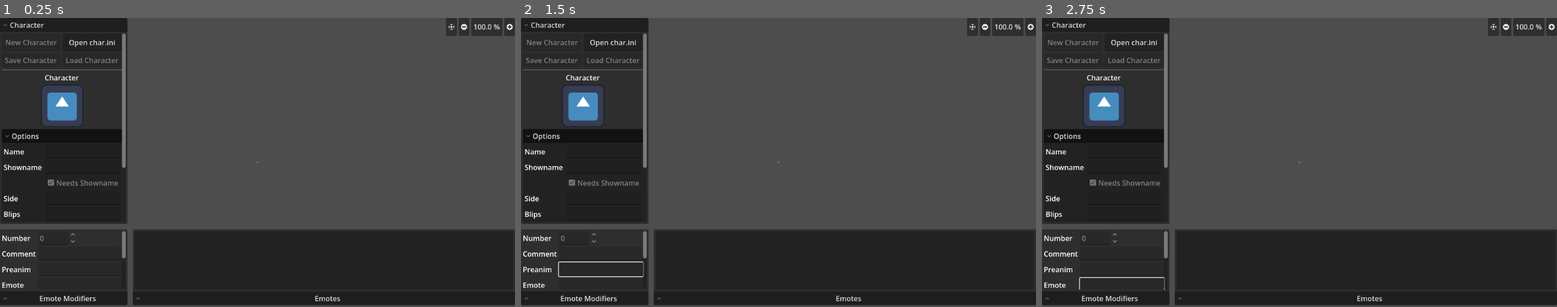
Above: before the commit, frames 1-3 (left to right).
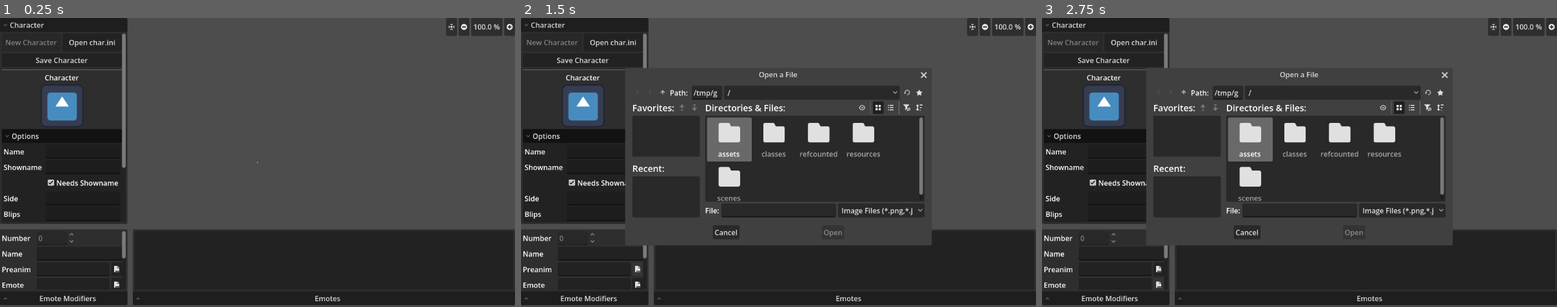
Above: after the commit, the same moments.

Repository: Crystalwarrior/KFO-CharMaker
Game: Godot game, scene res://scenes/main.tscn
The game is run twice, just before and just after one commit, with the same random seed, the same clock (stepped at 60 frames per second) and the same inputs. The engine's default icon, where the game draws it, is replaced by a stand-in: a white triangle on a blue panel in a dark square.
Inputs (mouse positions are in pixels of both pictures, inside the frame that each line leads up to):
- Up to frame 1 (0.25 s): no input
- Up to frame 2 (1.5 s): click (582, 61) at 0.5 s, where only the run after the commit has a clickable "Save Character"; click (639, 269) at 1.27 s
- Up to frame 3 (2.75 s): click (1160, 283) at 2.02 s

The runs differ from the first frame. In frame 1, 0.5% of the frame differs, in the area x 0-24%, y 13-94%; in frame 2, 24%, in the area x 0-80%, y 13-94%; in frame 3, 24%.

Commit message:
Made filedialog for emote and preanim and parse filename

Diff:
--- /dev/null
+++ b/assets/icons/FileBrowse.svg
@@ -0,0 +1 @@
+<svg xmlns="http://www.w3.org/2000/svg" width="16" height="16"><path fill="#e0e0e0" d="M2 1v14h2.707a2.5 2.5 0 0 1-.207-1A2.49 2.49 0 0 1 7 11.5c.565 0 1.083.188 1.5.5a2.494 2.494 0 0 1 3 0 2.51 2.51 0 0 1 2.5-.293V6H9V1Zm8 0v4h4z"/><path fill="#e0e0e0" d="M8 14a1 1 0 1 1-2 0 1 1 0 0 1 2 0m3 0a1 1 0 1 1-2 0 1 1 0 0 1 2 0m3 0a1 1 0 1 1-2 0 1 1 0 0 1 2 0"/></svg>
--- a/project.godot
+++ b/project.godot
@@ -41,3 +41,5 @@
 [rendering]
 
 rendering_device/driver.windows="d3d12"
+renderer/rendering_method="gl_compatibility"
+renderer/rendering_method.mobile="gl_compatibility"
--- a/scenes/char_converter.gd
+++ b/scenes/char_converter.gd
@@ -1,7 +1,10 @@
 extends Control
 
 @onready var file_dialog: FileDialog = %FileDialog
+@onready var image_dialog: FileDialog = %ImageDialog
+@onready var new_button: Button = %NewButton
 @onready var open_ini_button: Button = %OpenIniButton
+@onready var save_button: Button = %SaveButton
 @onready var emote_list: ItemList = %EmoteList
 @onready var character_icon: TextureRect = %CharIcon
 @onready var char_folder_label: Label = %CharFolderLabel
@@ -28,6 +31,8 @@
 @onready var sound_name_edit: LineEdit = %SoundNameEdit
 @onready var sound_time_edit: SpinBox = %SoundTimeEdit
 @onready var sound_loop_check: CheckBox = %SoundLoopCheck
+@onready var preanim_button: Button = %PreanimButton
+@onready var emote_button: Button = %EmoteButton
 
 # TODO: get these the heck outta the gui
 @onready var world: Node2D = %World
@@ -73,22 +78,39 @@
 
 var parsed_data: Dictionary[String, Dictionary]
 
+var is_image_pre: bool
+
+var current_dir: String
+
 # Called when the node enters the scene tree for the first time.
 func _ready() -> void:
 	open_ini_button.pressed.connect(_on_open_ini_button_pressed)
 	file_dialog.file_selected.connect(_on_file_selected)
+	image_dialog.file_selected.connect(_on_image_selected)
 	emote_list.item_selected.connect(_on_emote_selected)
 	scaling_option.item_selected.connect(_on_scaling_selected)
-
+	preanim_button.pressed.connect(_on_preanim_button_pressed)
+	emote_button.pressed.connect(_on_emote_button_pressed)
 
 func _on_open_ini_button_pressed() -> void:
 	file_dialog.popup_centered()
 
+func _on_preanim_button_pressed() -> void:
+	is_image_pre = true
+	image_dialog.current_dir = current_dir
+	image_dialog.popup_centered()
+
+func _on_emote_button_pressed() -> void:
+	is_image_pre = false
+	image_dialog.current_dir = current_dir
+	image_dialog.popup_centered()
+
 func _on_char_icon_file_selected(file_path: String) -> void:
 	load_char_icon_from_filepath(file_path)
 
 func _on_file_selected(path: String) -> void:
 	var char_folder: String = path.get_base_dir()
+	current_dir = char_folder
 
 	# Create a new character
 	current_character = Character.new()
@@ -116,6 +138,16 @@
 	char_folder_label.tooltip_text = char_folder
 	regenerate_buttons()
 
+func _on_image_selected(path: String) -> void:
+	if is_image_pre:
+		preanim_edit.text = parse_filename(path)
+	else:
+		emote_edit.text = parse_filename(path)
+
+func parse_filename(fileName: String) -> String:
+	var result = fileName.get_file().get_slice(".", 0)
+	result = result.trim_prefix("(a)").trim_prefix("(b)")
+	return result
 
 func regenerate_buttons() -> void:
 	emote_list.clear()
--- a/scenes/char_converter.tscn
+++ b/scenes/char_converter.tscn
@@ -5,6 +5,7 @@
 [ext_resource type="Texture2D" uid="uid://4q335xxs2p" path="res://icon.svg" id="2_6yhas"]
 [ext_resource type="Texture2D" uid="uid://14k4uoeydtjp" path="res://assets/icons/smooth.svg" id="3_v8y5t"]
 [ext_resource type="Texture2D" uid="uid://rs77gdltfmku" path="res://assets/icons/pixel.svg" id="4_r658c"]
+[ext_resource type="Texture2D" uid="uid://ckf3dmstwk8ha" path="res://assets/icons/FileBrowse.svg" id="6_62nbp"]
 
 [node name="CharConverter" type="Control" unique_id=472651589]
 layout_mode = 3
@@ -27,6 +28,15 @@
 filters = PackedStringArray("*.ini;Char.ini file")
 use_native_dialog = true
 
+[node name="ImageDialog" type="FileDialog" parent="." unique_id=551835970]
+unique_name_in_owner = true
+oversampling_override = 1.0
+title = "Open a File"
+file_mode = 0
+access = 2
+filters = PackedStringArray("*.png,*.jpg,*.jpeg, *.webp;Image Files;image/png,image/jpeg/webp")
+use_native_dialog = true
+
 [node name="HSplitContainer" type="HSplitContainer" parent="." unique_id=2015959634]
 layout_mode = 1
 anchors_preset = 15
@@ -67,7 +77,8 @@
 layout_mode = 2
 size_flags_vertical = 3
 
-[node name="New" type="Button" parent="HSplitContainer/LeftSplitContainer/CharacterFold/CharIniMenu/MenuList/CharacterVBox/HBoxContainer" unique_id=2107542197]
+[node name="NewButton" type="Button" parent="HSplitContainer/LeftSplitContainer/CharacterFold/CharIniMenu/MenuList/CharacterVBox/HBoxContainer" unique_id=2107542197]
+unique_name_in_owner = true
 layout_mode = 2
 size_flags_horizontal = 3
 disabled = true
@@ -82,20 +93,11 @@
 text = "Open char.ini
 "
 
-[node name="HBoxContainer2" type="HBoxContainer" parent="HSplitContainer/LeftSplitContainer/CharacterFold/CharIniMenu/MenuList/CharacterVBox" unique_id=1232384946]
-layout_mode = 2
-
-[node name="Save" type="Button" parent="HSplitContainer/LeftSplitContainer/CharacterFold/CharIniMenu/MenuList/CharacterVBox/HBoxContainer2" unique_id=535886181]
-layout_mode = 2
-size_flags_horizontal = 3
-disabled = true
+[node name="SaveButton" type="Button" parent="HSplitContainer/LeftSplitContainer/CharacterFold/CharIniMenu/MenuList/CharacterVBox" unique_id=535886181]
+unique_name_in_owner = true
+layout_mode = 2
+size_flags_horizontal = 3
 text = "Save Character"
-
-[node name="Load" type="Button" parent="HSplitContainer/LeftSplitContainer/CharacterFold/CharIniMenu/MenuList/CharacterVBox/HBoxContainer2" unique_id=1104431604]
-layout_mode = 2
-size_flags_horizontal = 3
-disabled = true
-text = "Load Character"
 
 [node name="HSeparator" type="HSeparator" parent="HSplitContainer/LeftSplitContainer/CharacterFold/CharIniMenu/MenuList/CharacterVBox" unique_id=538711742]
 layout_mode = 2
@@ -142,7 +144,6 @@
 unique_name_in_owner = true
 layout_mode = 2
 size_flags_horizontal = 3
-editable = false
 
 [node name="ShownameLabel" type="Label" parent="HSplitContainer/LeftSplitContainer/CharacterFold/CharIniMenu/MenuList/CharacterVBox/OptionsFold/OptionsVBox/GridContainer" unique_id=184545757]
 layout_mode = 2
@@ -155,7 +156,6 @@
 unique_name_in_owner = true
 layout_mode = 2
 size_flags_horizontal = 3
-editable = false
 
 [node name="BlankSpace" type="Control" parent="HSplitContainer/LeftSplitContainer/CharacterFold/CharIniMenu/MenuList/CharacterVBox/OptionsFold/OptionsVBox/GridContainer" unique_id=1136678518]
 layout_mode = 2
@@ -165,7 +165,6 @@
 layout_mode = 2
 tooltip_text = "If false, use a blank showname. Note:
 this follows the same rules as Showname."
-disabled = true
 button_pressed = true
 text = "Needs Showname"
 
@@ -181,7 +180,6 @@
 unique_name_in_owner = true
 layout_mode = 2
 size_flags_horizontal = 3
-editable = false
 
 [node name="BlipsLabel" type="Label" parent="HSplitContainer/LeftSplitContainer/CharacterFold/CharIniMenu/MenuList/CharacterVBox/OptionsFold/OptionsVBox/GridContainer" unique_id=239333711]
 layout_mode = 2
@@ -195,7 +193,6 @@
 unique_name_in_owner = true
 layout_mode = 2
 size_flags_horizontal = 3
-editable = false
 
 [node name="ChatLabel" type="Label" parent="HSplitContainer/LeftSplitContainer/CharacterFold/CharIniMenu/MenuList/CharacterVBox/OptionsFold/OptionsVBox/GridContainer" unique_id=771144038]
 layout_mode = 2
@@ -221,7 +218,6 @@
 unique_name_in_owner = true
 layout_mode = 2
 size_flags_horizontal = 3
-editable = false
 
 [node name="RealizationLabel" type="Label" parent="HSplitContainer/LeftSplitContainer/CharacterFold/CharIniMenu/MenuList/CharacterVBox/OptionsFold/OptionsVBox/GridContainer" unique_id=1169350367]
 layout_mode = 2
@@ -234,7 +230,6 @@
 unique_name_in_owner = true
 layout_mode = 2
 size_flags_horizontal = 3
-editable = false
 
 [node name="CategoryLabel" type="Label" parent="HSplitContainer/LeftSplitContainer/CharacterFold/CharIniMenu/MenuList/CharacterVBox/OptionsFold/OptionsVBox/GridContainer" unique_id=543160966]
 layout_mode = 2
@@ -246,7 +241,6 @@
 unique_name_in_owner = true
 layout_mode = 2
 size_flags_horizontal = 3
-editable = false
 
 [node name="ScalingLabel" type="Label" parent="HSplitContainer/LeftSplitContainer/CharacterFold/CharIniMenu/MenuList/CharacterVBox/OptionsFold/OptionsVBox/GridContainer" unique_id=653118355]
 layout_mode = 2
@@ -259,7 +253,6 @@
 layout_mode = 2
 tooltip_text = "Pixel: pixelated look (nearest neighbour) is retained when scaled.
 Smooth: A smoother look (bilinear) is applied when scaled."
-disabled = true
 selected = 0
 item_count = 2
 popup/item_0/text = "Smooth"
@@ -302,33 +295,46 @@
 
 [node name="CommentLabel" type="Label" parent="HSplitContainer/LeftSplitContainer/EmoteContainer/BottomMenu/GridContainer" unique_id=720974180]
 layout_mode = 2
-text = "Comment"
+text = "Name"
 
 [node name="CommentEdit" type="LineEdit" parent="HSplitContainer/LeftSplitContainer/EmoteContainer/BottomMenu/GridContainer" unique_id=1628270160]
 unique_name_in_owner = true
 layout_mode = 2
 size_flags_horizontal = 3
-editable = false
 
 [node name="PreanimLabel" type="Label" parent="HSplitContainer/LeftSplitContainer/EmoteContainer/BottomMenu/GridContainer" unique_id=1728643743]
 layout_mode = 2
 text = "Preanim"
 
-[node name="PreanimEdit" type="LineEdit" parent="HSplitContainer/LeftSplitContainer/EmoteContainer/BottomMenu/GridContainer" unique_id=896975106]
-unique_name_in_owner = true
-layout_mode = 2
-size_flags_horizontal = 3
-editable = false
+[node name="HBoxContainer" type="HBoxContainer" parent="HSplitContainer/LeftSplitContainer/EmoteContainer/BottomMenu/GridContainer" unique_id=1459252721]
+layout_mode = 2
+
+[node name="PreanimEdit" type="LineEdit" parent="HSplitContainer/LeftSplitContainer/EmoteContainer/BottomMenu/GridContainer/HBoxContainer" unique_id=896975106]
+unique_name_in_owner = true
+layout_mode = 2
+size_flags_horizontal = 3
+
+[node name="PreanimButton" type="Button" parent="HSplitContainer/LeftSplitContainer/EmoteContainer/BottomMenu/GridContainer/HBoxContainer" unique_id=2137899022]
+unique_name_in_owner = true
+layout_mode = 2
+icon = ExtResource("6_62nbp")
 
 [node name="EmoteLabel" type="Label" parent="HSplitContainer/LeftSplitContainer/EmoteContainer/BottomMenu/GridContainer" unique_id=656249088]
 layout_mode = 2
 text = "Emote"
 
-[node name="EmoteEdit" type="LineEdit" parent="HSplitContainer/LeftSplitContainer/EmoteContainer/BottomMenu/GridContainer" unique_id=992177765]
-unique_name_in_owner = true
-layout_mode = 2
-size_flags_horizontal = 3
-editable = false
+[node name="HBoxContainer2" type="HBoxContainer" parent="HSplitContainer/LeftSplitContainer/EmoteContainer/BottomMenu/GridContainer" unique_id=2107870307]
+layout_mode = 2
+
+[node name="EmoteEdit" type="LineEdit" parent="HSplitContainer/LeftSplitContainer/EmoteContainer/BottomMenu/GridContainer/HBoxContainer2" unique_id=992177765]
+unique_name_in_owner = true
+layout_mode = 2
+size_flags_horizontal = 3
+
+[node name="EmoteButton" type="Button" parent="HSplitContainer/LeftSplitContainer/EmoteContainer/BottomMenu/GridContainer/HBoxContainer2" unique_id=132749755]
+unique_name_in_owner = true
+layout_mode = 2
+icon = ExtResource("6_62nbp")
 
 [node name="ModifierLabel" type="Label" parent="HSplitContainer/LeftSplitContainer/EmoteContainer/BottomMenu/GridContainer" unique_id=357707153]
 layout_mode = 2
@@ -338,9 +344,7 @@
 unique_name_in_owner = true
 layout_mode = 2
 size_flags_horizontal = 3
-disabled = true
 text_overrun_behavior = 3
-selected = 0
 item_count = 4
 popup/item_0/text = "Idle"
 popup/item_0/id = 0
@@ -359,9 +363,7 @@
 unique_name_in_owner = true
 layout_mode = 2
 size_flags_horizontal = 3
-disabled = true
 text_overrun_behavior = 3
-selected = 1
 item_count = 6
 popup/item_0/text = "Hide"
 popup/item_0/id = 0
@@ -384,7 +386,6 @@
 unique_name_in_owner = true
 layout_mode = 2
 size_flags_horizontal = 3
-editable = false
 
 [node name="SoundTimeLabel" type="Label" parent="HSplitContainer/LeftSplitContainer/EmoteContainer/BottomMenu/GridContainer" unique_id=1605458007]
 layout_mode = 2
@@ -395,7 +396,6 @@
 layout_mode = 2
 size_flags_horizontal = 3
 allow_greater = true
-editable = false
 suffix = "ticks (60ms)"
 
 [node name="SoundLoopLabel" type="Label" parent="HSplitContainer/LeftSplitContainer/EmoteContainer/BottomMenu/GridContainer" unique_id=767052883]
@@ -406,7 +406,6 @@
 unique_name_in_owner = true
 layout_mode = 2
 size_flags_horizontal = 3
-disabled = true
 
 [node name="CenterSplitContainer" type="VSplitContainer" parent="HSplitContainer" unique_id=721584462]
 layout_mode = 2
Not shown, added: assets/icons/FileBrowse.svg.import
